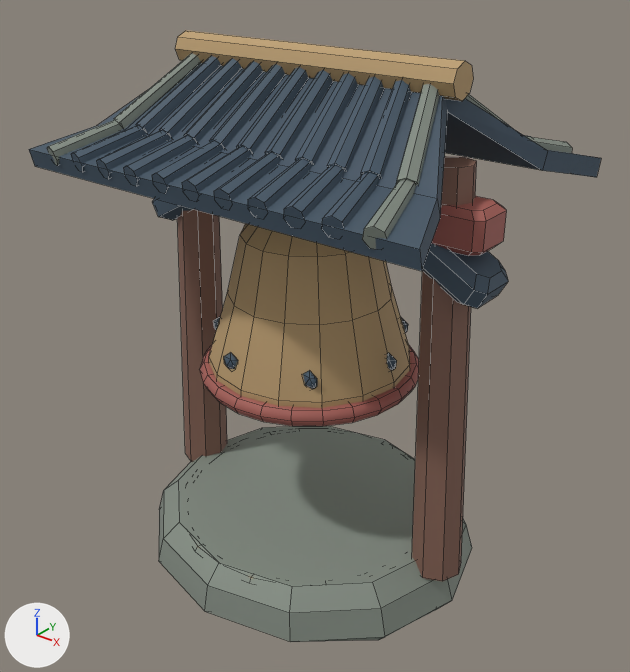
The Blender file art/blend/bell.blend, before and after one commit.
Both versions are drawn from a camera (50 mm lens) standing at (1.7, -2.1, 2.21) and looking at (0.02, 0.0, 0.91). Every picture has the same lights, and +X, +Y and +Z are marked at lower left. The picture after the commit comes second. Mesh edges are drawn as thin lines.

Before the edit, the objects in view are built like this:
```python
mat_painted_metal_edges__textile_and_clay = bpy.data.materials.new('Painted metal edges, textile and clay')
mat_painted_metal_edges__textile_and_clay.use_nodes = True; mat_painted_metal_edges__textile_and_clay.node_tree.nodes.clear()
_N = mat_painted_metal_edges__textile_and_clay.node_tree.nodes; _L = mat_painted_metal_edges__textile_and_clay.node_tree.links
n0 = _N.new('ShaderNodeBsdfPrincipled'); n0.name = 'Principled BSDF'
n0.inputs[1].default_value = 0.035  # 'Metallic'
n0.inputs[2].default_value = 0.68  # 'Roughness'
n1 = _N.new('ShaderNodeOutputMaterial'); n1.name = 'Material Output'
n2 = _N.new('ShaderNodeVertexColor'); n2.name = 'Color Attribute'
n2.layer_name = 'Pigment'
_L.new(n0.outputs[0], n1.inputs[0])  # 'BSDF' to 'Surface'
_L.new(n2.outputs[0], n0.inputs[0])  # 'Color' to 'Base Color'
me_bell_color_and_skin = bpy.data.meshes.new('bell color and skin')
me_bell_color_and_skin.from_pydata(...)  # 1342 vertices, 1146 faces; spans x -0.73..0.73, y -0.57..0.57, z 0.0..1.86
me_bell_color_and_skin.materials.append(mat_painted_metal_edges__textile_and_clay)
ob_bell = bpy.data.objects.new('bell', me_bell_color_and_skin)
ob_bell.location = (0.0, 0.0, 0.0)
```
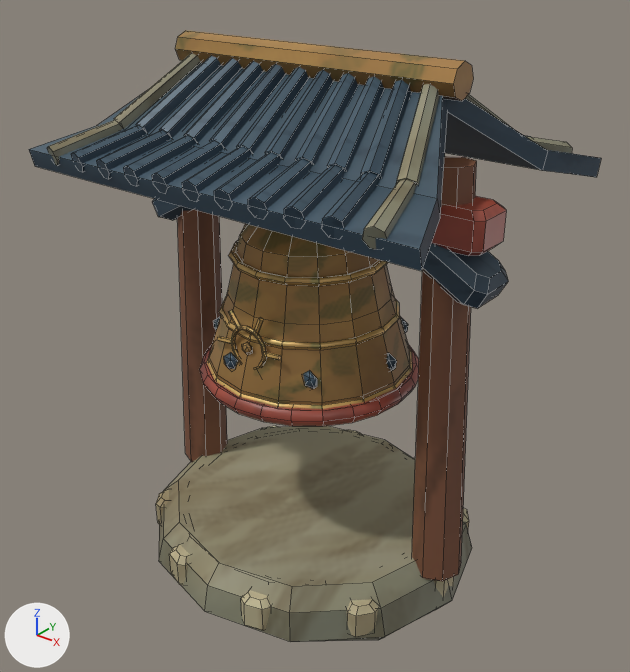
Patch to the scene script:
```diff
--- a/art/blend/bell.blend.py
+++ b/art/blend/bell.blend.py
@@ mat_painted_metal_edges__textile_and_clay @@
 mat_painted_metal_edges__textile_and_clay = bpy.data.materials.new('Painted metal edges, textile and clay')
-# nodes: BsdfPrincipled, OutputMaterial, VertexColor
+# nodes: BsdfPrincipled, Mix, OutputMaterial, SeparateColor, TexImage x2, UVMap x2, VertexColor
+# uses the picture img_packed_cloth_and_metal_finishes
+# uses the picture img_scumble__bristle_marks_and_worn_pigment
@@ me_bell_color_and_skin @@
-me_bell_color_and_skin.from_pydata(...)  # 1342 vertices, 1146 faces; spans x -0.73..0.73, y -0.57..0.57, z 0.0..1.86
+me_bell_color_and_skin.from_pydata(...)  # 2022 vertices, 1756 faces; spans x -0.73..0.73, y -0.57..0.57, z 0.0..1.86
+# me_bell_color_and_skin part 1: the loose piece of 32 vertices spanning x -0.68..-0.25, y -0.09..0.09, z 1.2..1.49 is copied, and the copy is multiplied about its middle by the matrix ((0.297, 0.0, 0.163), (0.0, 0.561, 0.0), (-0.581, 0.0, 1.059)), then moved by (0.99, 0.0, -1.21); it spans x 0.44..0.61, y -0.05..0.05, z 0.07..0.2
+# me_bell_color_and_skin part 2: the loose piece of 32 vertices spanning x -0.68..-0.25, y -0.09..0.09, z 1.2..1.49 is copied, and the copy is multiplied about its middle by the matrix ((0.24, -0.33, 0.132), (0.174, 0.454, 0.096), (-0.581, 0.0, 1.059)), then moved by (0.89, 0.28, -1.21); it spans x 0.33..0.51, y 0.19..0.36, z 0.07..0.2
+# me_bell_color_and_skin part 3: the loose piece of 32 vertices spanning x 0.25..0.68, y -0.09..0.09, z 1.2..1.49 is copied, and the copy is multiplied about its middle by the matrix ((-0.24, 0.33, 0.132), (-0.174, -0.454, 0.096), (0.581, 0.0, 1.059)), then moved by (-0.89, -0.28, -1.21); it spans x -0.51..-0.33, y -0.36..-0.19, z 0.07..0.2
+# me_bell_color_and_skin part 4: the loose piece of 32 vertices spanning x -0.68..-0.25, y -0.09..0.09, z 1.2..1.49 is copied, and the copy is multiplied about its middle by the matrix ((-0.092, 0.534, -0.05), (-0.282, -0.173, -0.155), (-0.581, 0.0, 1.059)), then moved by (0.31, -0.45, -1.21); it spans x -0.23..-0.09, y -0.54..-0.36, z 0.07..0.2
+# me_bell_color_and_skin part 5: the loose piece of 32 vertices spanning x 0.25..0.68, y -0.09..0.09, z 1.2..1.49 is copied, and the copy is multiplied about its middle by the matrix ((0.092, 0.534, -0.05), (-0.282, 0.173, 0.155), (0.581, 0.0, 1.059)), then moved by (-0.31, -0.45, -1.21); it spans x 0.09..0.23, y -0.54..-0.36, z 0.07..0.2
+# me_bell_color_and_skin part 6: the loose piece of 32 vertices spanning x -0.68..-0.25, y -0.09..0.09, z 1.2..1.49 is copied, and the copy is multiplied about its middle by the matrix ((0.24, 0.33, 0.132), (-0.174, 0.454, -0.096), (-0.581, 0.0, 1.059)), then moved by (0.89, -0.28, -1.21); it spans x 0.33..0.51, y -0.36..-0.19, z 0.07..0.2
+# me_bell_color_and_skin part 7: a new loose piece, an icosphere of 20 faces spanning x -0.022..0.022, y -0.323..-0.307, z 0.952..1.0, in mat_painted_metal_edges__textile_and_clay
+# me_bell_color_and_skin part 8: 396 vertices added at x -0.36..0.36, y -0.36..0.36, z 0.8..1.22
+# me_bell_color_and_skin part 9: 932 kept faces spanning x -0.73..0.73, y -0.57..0.57, z 0.0..1.86 get new vertex colours
+# other edits to the shape of me_bell_color_and_skin do not show in these pictures
 me_bell_color_and_skin.materials.append(mat_painted_metal_edges__textile_and_clay)
```

Changed parts and their boxes (x1, y1, x2, y2) in the pictures (630 x 672 px):
'bell', surface changed, reshaped: (29, 30, 601, 642) in both
part 1 of me_bell_color_and_skin, added (mostly hidden): after (434, 577, 454, 597)
part 2 of me_bell_color_and_skin, added (mostly hidden): after (463, 508, 469, 529)
part 3 of me_bell_color_and_skin, added: after (156, 489, 169, 524)
part 4 of me_bell_color_and_skin, added (beige): after (169, 545, 190, 585)
part 5 of me_bell_color_and_skin, added (beige): after (241, 590, 271, 630)
part 6 of me_bell_color_and_skin, added (yellow): after (347, 599, 378, 637)
part 7 of me_bell_color_and_skin, added: after (242, 342, 253, 355)
part 8 of me_bell_color_and_skin, added: after (200, 240, 419, 421)
part 9 of me_bell_color_and_skin, recoloured: (32, 30, 601, 642) in both
